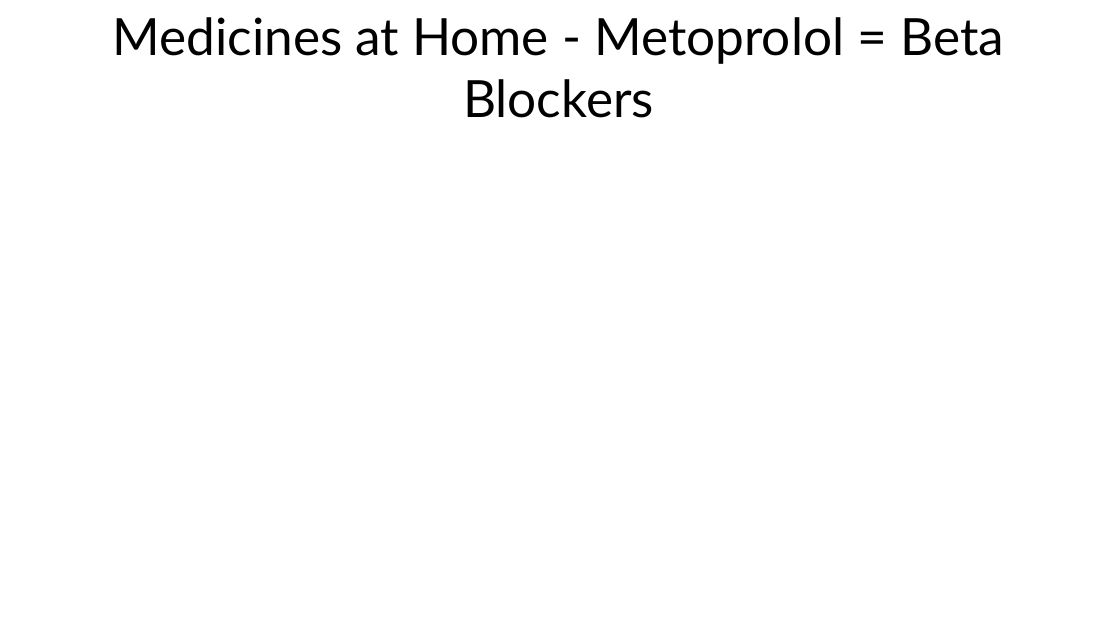
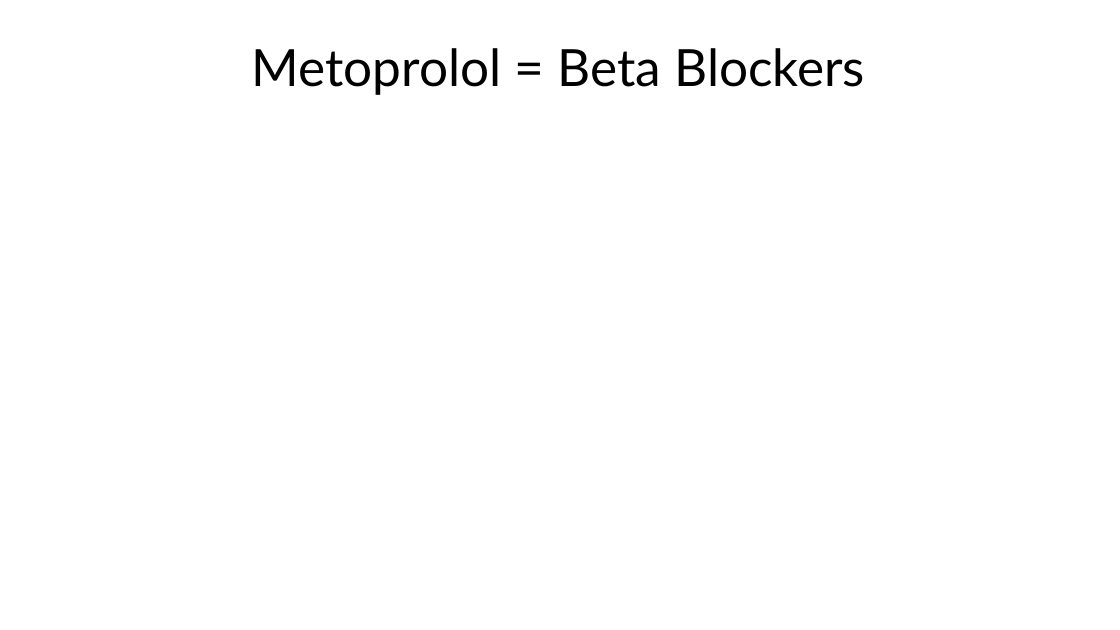
Before and after one commit to jcsalo/patient_education, a slide deck: slide 53 of lci_surgery.pptx (slide 51 before the commit). Drawn at 1120x630 pixels with LibreOffice and Linux fonts; fonts in the diff are those of the drawing. Boxes give left, top, right and bottom in pixels: in the first picture for what was removed or moved away, otherwise in the second. Text is boxed around its words. In the diff, an @@ line names an element or a change of style, - is before the commit and + after.

```diff
--- a/lci_surgery.pptx
+++ b/lci_surgery.pptx
@@ title at <box>252,48,865,95</box>: text changed @@
-Medicines at Home - Metoprolol = Beta Blockers
+Metoprolol = Beta Blockers
```
Also in this commit, not shown: 3 other slides changed, 3 slides added, 59 other files.
